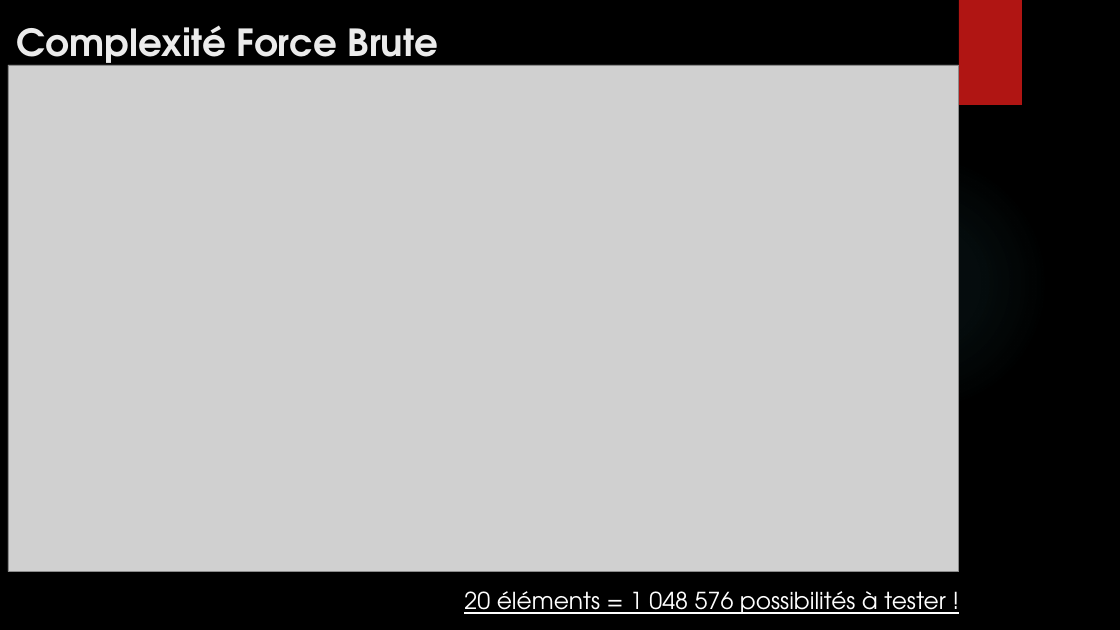
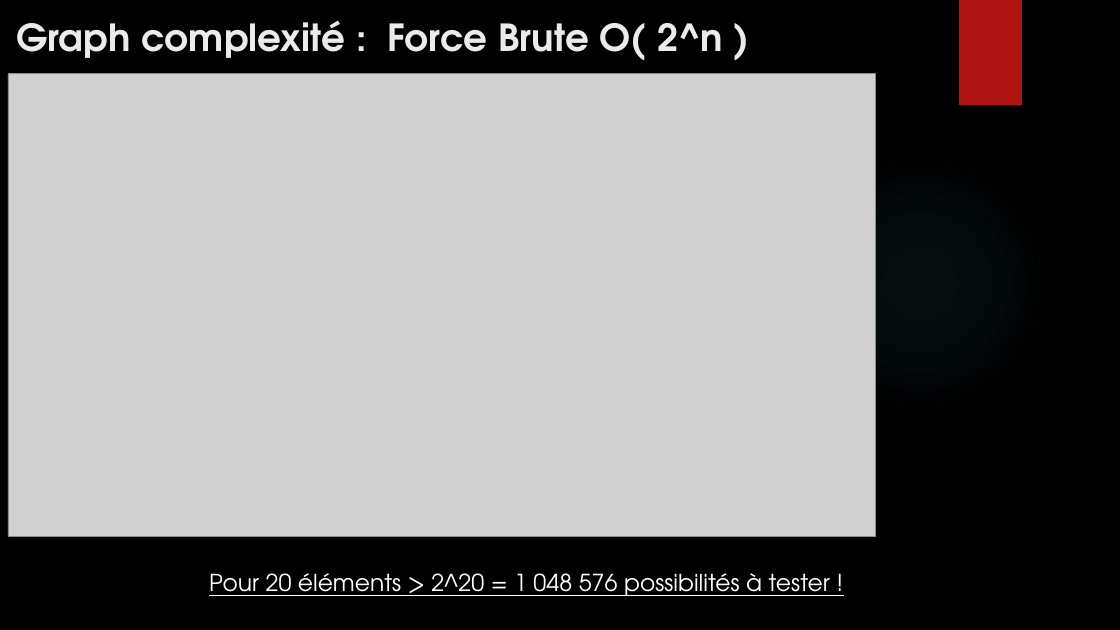
Before and after one commit to NidalChateur/OC_P7, a slide deck: slide 4 of slides/slides.pptx (slide 3 before the commit). Drawn at 1120x630 pixels with LibreOffice and Linux fonts; fonts in the diff are those of the drawing; grey boxes stand for pictures; background and template pictures are left out. Boxes give left, top, right and bottom in pixels: in the first picture for what was removed or moved away, otherwise in the second. Text is boxed around its words. In the diff, an @@ line names an element or a change of style, - is before the commit and + after.

```diff
--- a/slides/slides.pptx
+++ b/slides/slides.pptx
@@ title at [16, 20, 723, 60]: text changed @@
-Complexité Force Brute
+Graph complexité : Force Brute O( 2^n )
@@ picture: place and size @@
-picture at [8, 65, 959, 571]
+picture at [8, 74, 875, 537]
@@ text at [209, 573, 830, 596]: text changed @@
-20 éléments = 1 048 576 possibilités à tester !
+Pour 20 éléments > 2^20 = 1 048 576 possibilités à tester !
```
Also in this commit, not shown: 5 other slides changed, 2 slides added, 14 other files.
